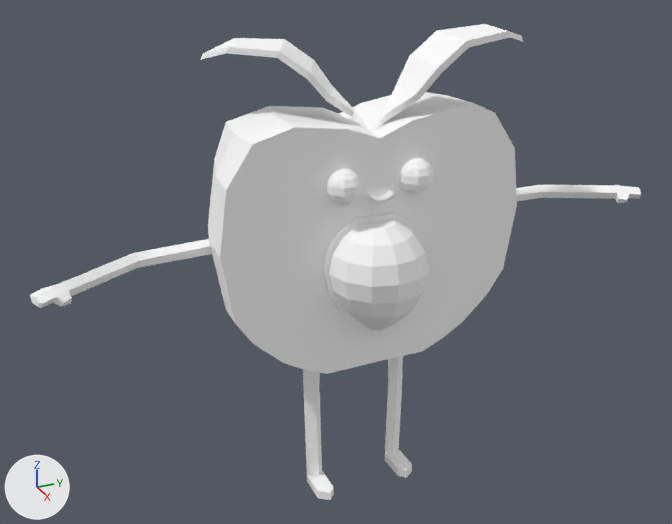
Before and after pictures for a commit that changed the glTF model frontend/assets/models3d/packs/quaternius-fbx/peach.glb.
Both versions are drawn from a camera (50 mm lens) standing at (2.91, -1.45, 2.49) and looking at (-0.15, -0.07, 0.96). The lights are fixed; the arrows at lower left show +X, +Y and +Z. The picture after the commit comes second. Where no turn or scale is listed for an object, it has been applied to the vertices.

In view in the first picture: 'Peach'.
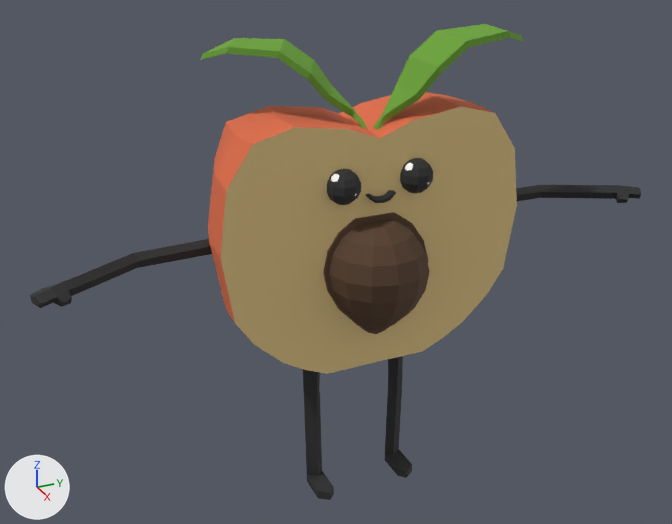
Patch to the scene script:
```diff
--- a/frontend/assets/models3d/packs/quaternius-fbx/peach.glb.py
+++ b/frontend/assets/models3d/packs/quaternius-fbx/peach.glb.py
@@ img_image_0 @@
+img_image_0 = load_image('Image_0', '_unpacked/Image_0', 32, 32, 'sRGB')
@@ mat_material_0 @@
 mat_material_0 = principled_material('Material_0')
-mat_material_0.base_color = (1.0, 1.0, 1.0)  # white #ffffff
+mat_material_0.texture = img_image_0
 mat_material_0.roughness = 0.85
```

Location of each change, [x1, y1, x2, y2] in pixels of the pictures (672 x 524 px):
'Peach', surface changed (white to brown)
    both: [30, 24, 641, 500]
